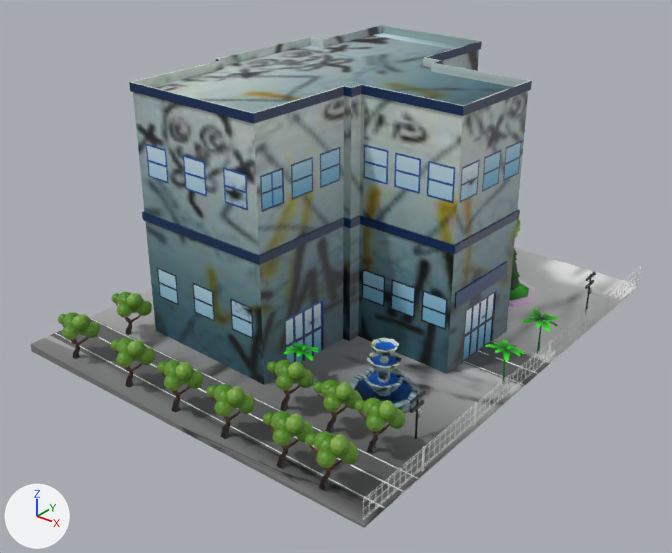
Renders of the Blender file Assets/RiodeJaneirocenario/PREDIOS/PREDIO4.blend from each side of a commit.
The view is the same before and after, from a 50 mm lens placed at (30.7, -37.8, 27.4), pointed at (-0.4, 1.0, 3.4). Lighting does not change. The marker at lower left points along +X, +Y and +Z.
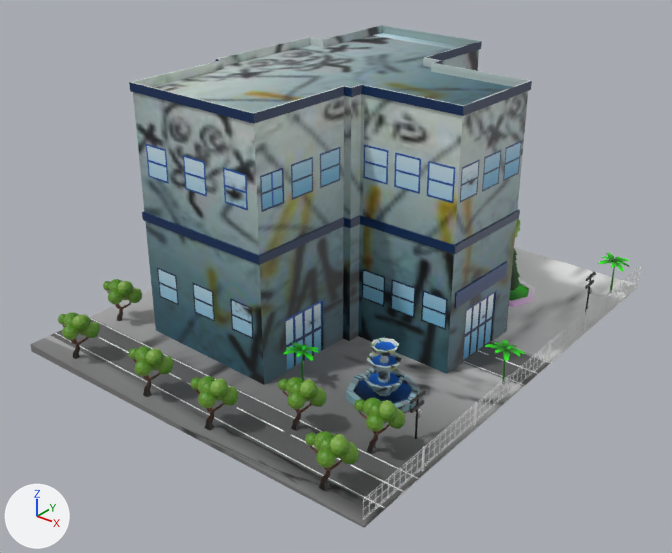
Boxes (x1, y1, x2, y2) around the edits, measured in the pictures (672 x 553 px):
'Icosphere.005', moved
    before: (157, 360, 204, 412)
    after: (129, 346, 174, 397)
'Icosphere.009', moved
    before: (267, 360, 314, 411)
    after: (278, 377, 327, 431)
'Icosphere.001', moved
    before: (206, 384, 255, 439)
    after: (190, 376, 238, 431)
'Icosphere.004', deleted (green)
    before: (263, 411, 315, 469)
'Icosphere.010', moved
    before: (112, 291, 152, 335)
    after: (103, 279, 142, 321)
'Icosphere.008', deleted (green)
    before: (313, 380, 362, 433)
'Icosphere.002', deleted (green)
    before: (111, 338, 155, 387)
'Cylinder.001', moved
    before: (523, 309, 558, 354)
    after: (598, 253, 630, 294)

What changed in the scene script:
```text
Change ob_cylinder_001:
    ob_cylinder_001.location: (10.58, 6.04, 1.99) -> (10.58, 16.13, 1.99)
Change ob_icosphere_001:
    ob_icosphere_001.location: (2.62, -11.06, 1.92) -> (1.48, -11.06, 1.92)
Remove ob_icosphere_002:
    ob_icosphere_002 = bpy.data.objects.new('Icosphere.002', me_icosphere_002)
    ob_icosphere_002.location = (-4.68, -11.06, 1.92)
    ob_icosphere_002.rotation_euler = (0.0, 0.0, 1.748)  # degrees (0, 0, 100)
    ob_icosphere_002.scale = (0.179, 0.179, 0.179)
Remove ob_icosphere_004:
    ob_icosphere_004 = bpy.data.objects.new('Icosphere.004', me_icosphere_005)
    ob_icosphere_004.location = (6.39, -11.06, 1.92)
    ob_icosphere_004.rotation_euler = (0.0, 0.0, 1.748)  # degrees (0, 0, 100)
    ob_icosphere_004.scale = (0.179, 0.179, 0.179)
Change ob_icosphere_005:
    ob_icosphere_005.location: (-0.98, -11.06, 1.92) -> (-3.22, -11.06, 1.92)
Remove ob_icosphere_008:
    ob_icosphere_008 = bpy.data.objects.new('Icosphere.008', me_icosphere_008)
    ob_icosphere_008.location = (6.39, -7.39, 1.85)
    ob_icosphere_008.rotation_euler = (0.0, 0.0, 1.748)  # degrees (0, 0, 100)
    ob_icosphere_008.scale = (0.179, 0.179, 0.179)
Change ob_icosphere_009:
    ob_icosphere_009.location: (3.3, -7.39, 1.85) -> (4.88, -8.31, 1.85)
Change ob_icosphere_010:
    ob_icosphere_010.location: (-9.1, -7.39, 1.85) -> (-10.82, -6.66, 1.85)
```
